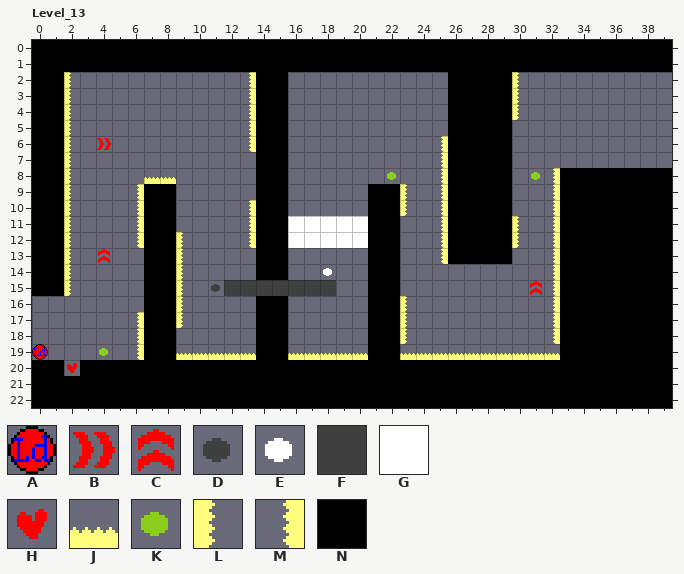
One commit to this LDtk project: Assets/Game/World/Levels.ldtk. Above, as it was before the edit.
Cells are 16x16 px. Shown: Level_13 x 0..39, y 0..22. The commit also changed other parts of the map, which this record leaves out.
Key: from "Controls": A 0; from "Entities": B 0, C 1, D 2, E 3, F 4, G 5, H 6, J 14, K 19, L 21, M 22; from "Ground": N 0.
_ is an empty cell.
Layer "Ground" before, first column x 0:
 0 NNNNNNNNNNNNNNNNNNNNNNNNNNNNNNNNNNNNNNNN
 1 NNNNNNNNNNNNNNNNNNNNNNNNNNNNNNNNNNNNNNNN
 2 NN____________NN__________NNNN__________
 3 NN____________NN__________NNNN__________
 4 NN____________NN__________NNNN__________
 5 NN____________NN__________NNNN__________
 6 NN____________NN__________NNNN__________
 7 NN____________NN__________NNNN__________
 8 NN____________NN__________NNNN___NNNNNNN
 9 NN_____NN_____NN_____NN___NNNN___NNNNNNN
10 NN_____NN_____NN_____NN___NNNN___NNNNNNN
11 NN_____NN_____NN_____NN___NNNN___NNNNNNN
12 NN_____NN_____NN_____NN___NNNN___NNNNNNN
13 NN_____NN_____NN_____NN___NNNN___NNNNNNN
14 NN_____NN_____NN_____NN__________NNNNNNN
15 NN_____NN____________NN__________NNNNNNN
16 _______NN_____NN_____NN__________NNNNNNN
17 _______NN_____NN_____NN__________NNNNNNN
18 _______NN_____NN_____NN__________NNNNNNN
19 _______NN_____NN_____NN__________NNNNNNN
20 NN_NNNNNNNNNNNNNNNNNNNNNNNNNNNNNNNNNNNNN
21 NNNNNNNNNNNNNNNNNNNNNNNNNNNNNNNNNNNNNNNN
Layer "Entities" before, first column x 0:
 0 ________________________________________
 1 ________________________________________
 2 __L__________M________________L_________
 3 __L__________M________________L_________
 4 __L__________M________________L_________
 5 __L__________M__________________________
 6 __L_B________M___________M______________
 7 __L______________________M______________
 8 __L____JJ_____________K__M_____KM_______
 9 __L___M________________L_M______M_______
10 __L___M______M_________L_M______M_______
11 __L___M______M__GGGGG____M____L_M_______
12 __L___M__L___M__GGGGG____M____L_M_______
13 __L_C____L_______________M______M_______
14 __L______L________E_____________M_______
15 __L______L_DFFFFFFF____________CM_______
16 _________L_____________L________M_______
17 ______M__L_____________L________M_______
18 ______M________________L________M_______
19 ____K_M__JJJJJ__JJJJJ__JJJJJJJJJJ_______
20 __H_____________________________________
21 ________________________________________
22 ________________________________________
The same view after the edit:
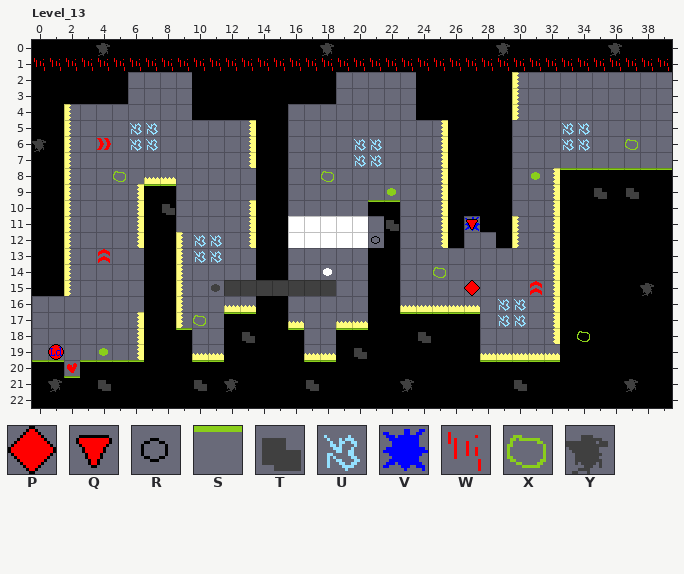
Further tiles: from "Controls": P 1, Q 6; from "Entities": R 20, S 28, T 34, U 39, V 50, W 52, X 53, Y 54.
Diff:
Layer "Ground":
y 2..3: x 2..5 ____ -> NNNN; x 10..13 ____ -> NNNN; x 16..18 ___ -> NNN; x 24..25 __ -> NN
y 4: x 10..13 ____ -> NNNN; x 24..25 __ -> NN
y 9: x 21..22 NN -> __
y 11: x 21 N -> _; x 27 N -> _
y 12: x 21 N -> _; x 27..28 NN -> __
y 13: x 26..29 NNNN -> ____
y 17: x 12..13 __ -> NN; x 23..27 _____ -> NNNNN
y 18..19: x 9 _ -> N; x 12..13 __ -> NN; x 16 _ -> N; x 19..20 __ -> NN; x 23..27 _____ -> NNNNN
Layer "Entities":
y 0: x 4 _ -> Y; x 18 _ -> Y; x 29 _ -> Y; x 36 _ -> Y
y 1: x 0..39 ________________________________________ -> WWWWWWWWWWWWWWWWWWWWWWWWWWWWWWWWWWWWWWWW
y 2..3: x 2 L -> _; x 13 M -> _
y 4: x 13 M -> _
y 5: x 6..7 __ -> UU; x 25 _ -> M; x 33..34 __ -> UU
y 6: x 0 _ -> Y; x 6..7 __ -> UU; x 20..21 __ -> UU; x 33..34 __ -> UU; x 37 _ -> X
y 7: x 13 _ -> M; x 20..21 __ -> UU
y 8: x 5 _ -> X; x 18 _ -> X; x 22 K -> _; x 33..39 _______ -> SSSSSSS
y 9: x 7..8 __ -> SS; x 22..23 _L -> K_; x 35 _ -> T; x 37 _ -> T
y 10: x 8 _ -> T; x 21..23 __L -> SS_
y 11: x 22 _ -> T; x 27 _ -> V
y 12: x 10..11 __ -> UU; x 21 _ -> R
y 13: x 10..11 __ -> UU; x 25 M -> _
y 14: x 25 _ -> X
y 15: x 38 _ -> Y
y 16: x 12..13 __ -> JJ; x 23..27 L____ -> JJJJJ; x 29..30 __ -> UU
y 17: x 10 _ -> X; x 12..13 __ -> SS; x 16 _ -> J; x 19..20 __ -> JJ; x 23..27 L____ -> SSSSS; x 29..30 __ -> UU
y 18: x 9 _ -> S; x 13 _ -> T; x 16 _ -> S; x 19..20 __ -> SS; x 23..24 L_ -> _T; x 34 _ -> X
y 19: x 9 J -> _; x 12..13 JJ -> __; x 16 J -> _; x 19..20 JJ -> _T; x 23..27 JJJJJ -> _____
y 20: x 0..1 __ -> SS; x 3..6 ____ -> SSSS; x 10..11 __ -> SS; x 17..18 __ -> SS; x 28..32 _____ -> SSSSS
y 21: x 1..2 __ -> YS; x 4 _ -> T; x 10 _ -> T; x 12 _ -> Y; x 17 _ -> T; x 23 _ -> Y; x 30 _ -> T; x 37 _ -> Y
Layer "Controls":
y 11: x 27 _ -> Q
y 15: x 27 _ -> P
y 19: x 0..1 A_ -> _A
Where, in picture pixels (left, top, right, bottom), the same in both pictures:
changed: (32, 43, 672, 278)
changed: (400, 280, 560, 392)
added: (640, 283, 654, 296)
changed: (176, 305, 256, 392)
changed: (288, 321, 368, 391)
added: (577, 331, 590, 342)
changed: (32, 344, 144, 392)
added: (624, 379, 638, 392)
